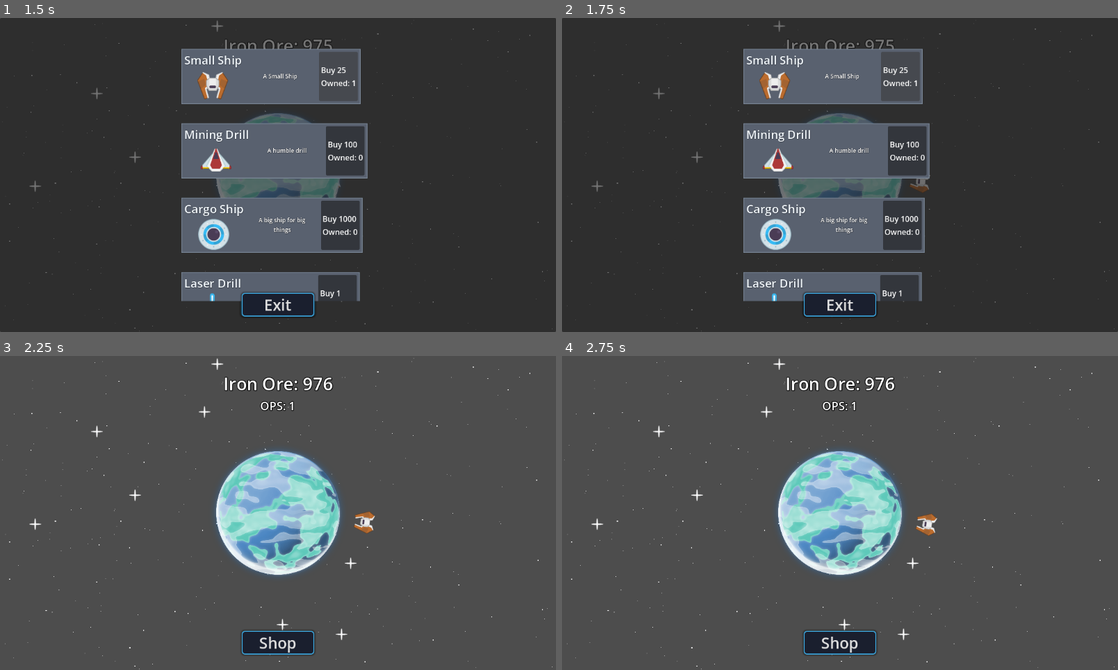
Above: before the commit, frames 1-4 (two rows, left to right).
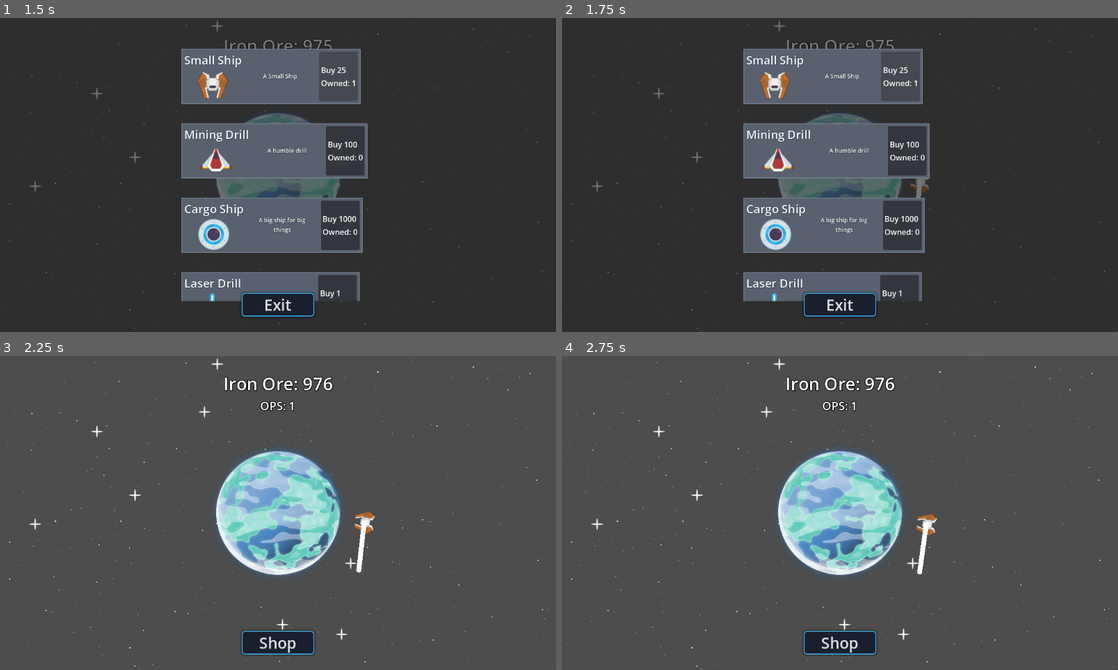
Above: after the commit, the same moments.

Repository: AllanSechrist/Tap
Game: Godot game, scene res://level/sand_box.tscn
Two runs of this game, one before a commit and one after it. Both use one fixed random seed, a clock stepped at 60 frames per second and the inputs below.
Inputs (mouse positions are in pixels of both pictures, inside the frame that each line leads up to):
- Up to frame 1 (1.5 s): click "Shop" at 0.5 s; click (339, 77) at 1.27 s
- Up to frame 2 (1.75 s): no input
- Up to frame 3 (2.25 s): click "Shop" at 2 s
- Up to frame 4 (2.75 s): no input

Frame 1 is identical in both runs. In frame 2, less than 0.1% of the frame differs, in the area x 63-65%, y 51-58%; in frame 3, 0.1%; in frame 4, 0.2%, in the area x 63-66%, y 52-70%.

Commit message:
Start refactor of laser effect

Diff:
--- a/ShipManager/ship_avatar.gd
+++ b/ShipManager/ship_avatar.gd
@@ -1,12 +1,14 @@
 extends Node2D
 class_name ShipAvatar
 
-const LASER_EFFECT = preload("uid://bsduwcnx8btvt")
+#const LASER_EFFECT = preload("uid://bsduwcnx8btvt")
+const LASER_EFFECT = preload("uid://diteqlph40eak")
+@export var fire_rate_min: float = 5.0
+@export var fire_rate_max: float = 10.0
 
 @onready var sprite_2d: Sprite2D = $Sprite2D
 @onready var laser_timer: Timer = $LaserTimer
-@export var fire_rate_min: float = 5.0
-@export var fire_rate_max: float = 10.0
+@onready var laser_ray_cast: RayCast2D = $LaserRayCast
 
 var target_position: Vector2
 var fire_target_position: Vector2
@@ -29,11 +31,9 @@
 func fire_laser() -> void:
 	print("Ship fired a laser!")
 	var angle_to_target := global_position.angle_to_point(fire_target_position)
-	var laser = LASER_EFFECT.instantiate()
-	get_tree().current_scene.add_child(laser)
-	laser.global_position = global_position
-	laser.global_rotation = angle_to_target
-	laser.fire()
+	laser_ray_cast.global_position = global_position
+	laser_ray_cast.global_rotation = angle_to_target
+	laser_ray_cast.set_is_casting()
 
 func _on_laser_timer_timeout() -> void:
 	fire_laser()
--- a/ShipManager/ship_avatar.tscn
+++ b/ShipManager/ship_avatar.tscn
@@ -1,6 +1,7 @@
 [gd_scene format=3 uid="uid://cmxxsdylfgdr8"]
 
 [ext_resource type="Script" uid="uid://bb5f10465vs76" path="res://ShipManager/ship_avatar.gd" id="1_f4x7j"]
+[ext_resource type="PackedScene" uid="uid://diteqlph40eak" path="res://assets/effects/laser_ray_cast.tscn" id="2_455m1"]
 
 [node name="ShipAvatar" type="Node2D" unique_id=743189740]
 script = ExtResource("1_f4x7j")
@@ -9,3 +10,5 @@
 scale = Vector2(0.5, 0.5)
 
 [node name="LaserTimer" type="Timer" parent="." unique_id=659317201]
+
+[node name="LaserRayCast" parent="." unique_id=2099570748 instance=ExtResource("2_455m1")]
--- /dev/null
+++ b/assets/effects/laser_ray_cast.gd
@@ -0,0 +1,34 @@
+extends RayCast2D
+
+@export var cast_speed := 700.0
+@export var max_length := 1400.0
+@export var is_casting := false: set = set_is_casting
+@export var color := Color.WHITE: set = set_color
+@onready var line_2d: Line2D = $Line2D
+
+func _ready() -> void:
+	set_color(color)
+	set_is_casting(is_casting)
+
+func _physics_process(delta: float) -> void:
+	target_position.x = move_toward(
+		target_position.x,
+		max_length,
+		cast_speed * delta
+	)
+
+func set_is_casting(new_value: bool) -> void:
+	if is_casting == new_value:
+		return
+	is_casting = new_value
+
+	set_physics_process(is_casting)
+
+	if is_casting == false:
+		target_position.x = 0.0
+
+func set_color(new_color: Color) -> void:
+	color = new_color
+	if line_2d == null:
+		return
+	line_2d.modulate = new_color
--- /dev/null
+++ b/assets/effects/laser_ray_cast.tscn
@@ -0,0 +1,11 @@
+[gd_scene format=3 uid="uid://diteqlph40eak"]
+
+[ext_resource type="Script" uid="uid://p648t4kxinyj" path="res://assets/effects/laser_ray_cast.gd" id="1_yisck"]
+
+[node name="LaserRayCast" type="RayCast2D" unique_id=2099570748]
+script = ExtResource("1_yisck")
+
+[node name="Line2D" type="Line2D" parent="." unique_id=1243174303]
+points = PackedVector2Array(0, 0, 100, 0)
+begin_cap_mode = 2
+end_cap_mode = 2
Not shown, added: assets/effects/laser_ray_cast.gd.uid
